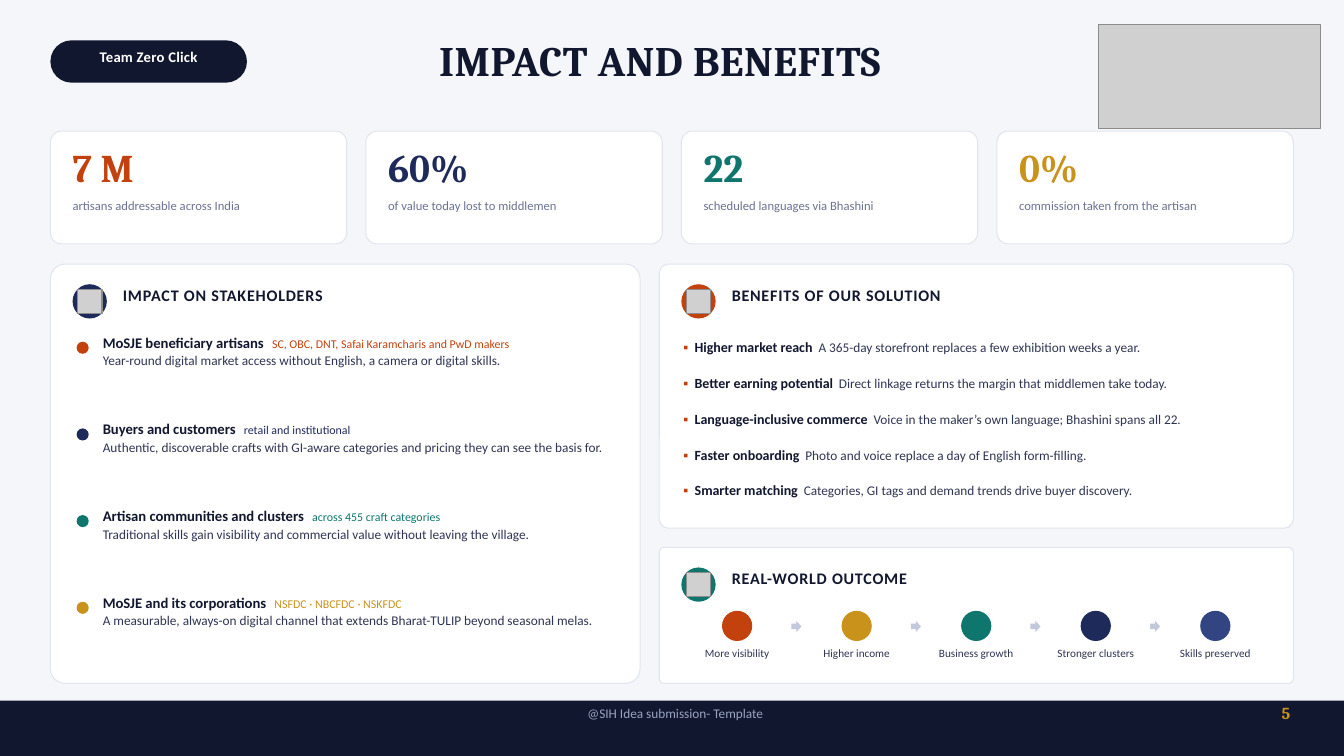
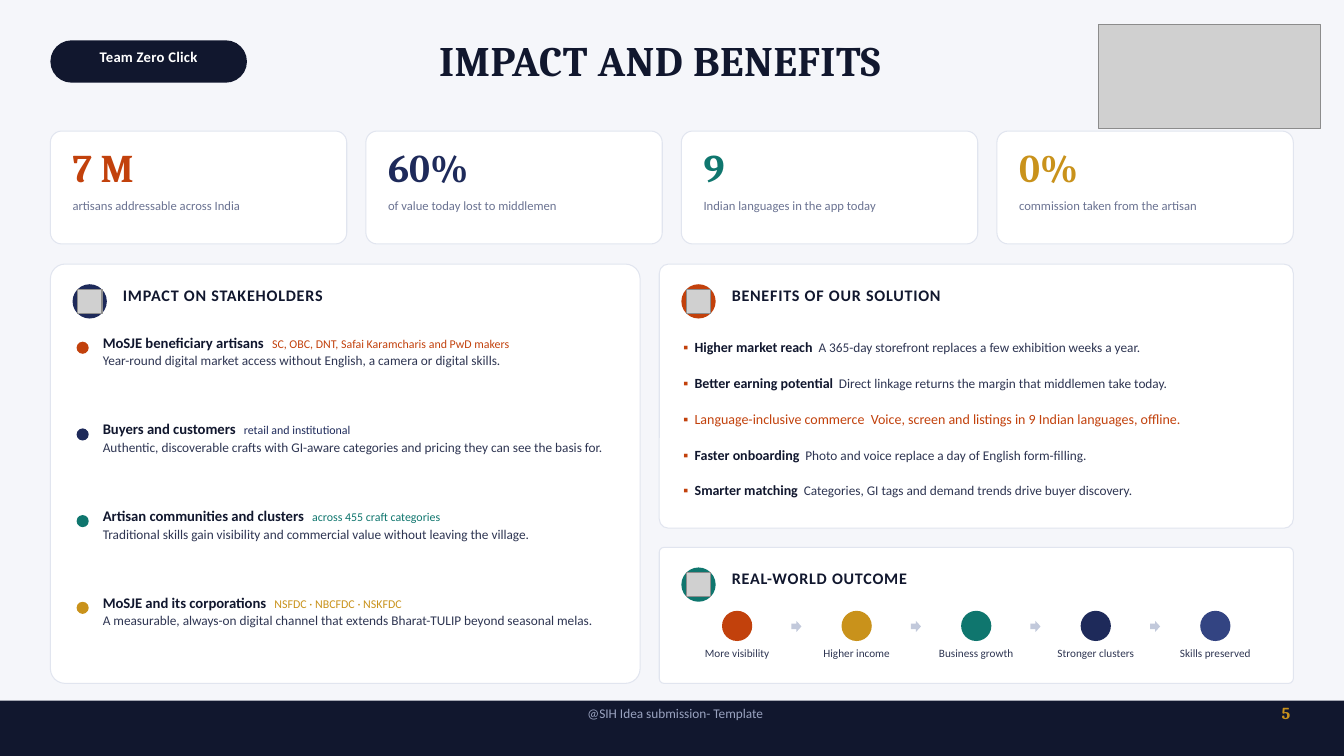
Before and after one commit to yogeshwardev/SIH-project, a slide deck: slide 5 of CraftLink_AI_SIH2026.pptx. Drawn at 1344x756 pixels with LibreOffice and Linux fonts; fonts in the diff are those of the drawing; grey boxes stand for pictures; background and template pictures are left out. Boxes give left, top, right and bottom in pixels: in the first picture for what was removed or moved away, otherwise in the second. Text is boxed around its words. In the diff, an @@ line names an element or a change of style, - is before the commit and + after.

```diff
--- a/CraftLink_AI_SIH2026.pptx
+++ b/CraftLink_AI_SIH2026.pptx
@@ text at <box>704,155,725,183</box>: text changed @@
-22
+9
@@ text at <box>704,201,876,212</box>: text changed @@
-scheduled languages via Bhashini
+Indian languages in the app today
@@ text at <box>695,414,1181,427</box>: text changed; size 9.5 to 10 pt; text colour #2E3552 to #C2410C @@
-▪ Language-inclusive commerce Voice in the maker’s own language; Bhashini spans all 22.
+▪ Language-inclusive commerce Voice, screen and listings in 9 Indian languages, offline.
```
Also in this commit, not shown: 4 other slides changed, 8 other files.
